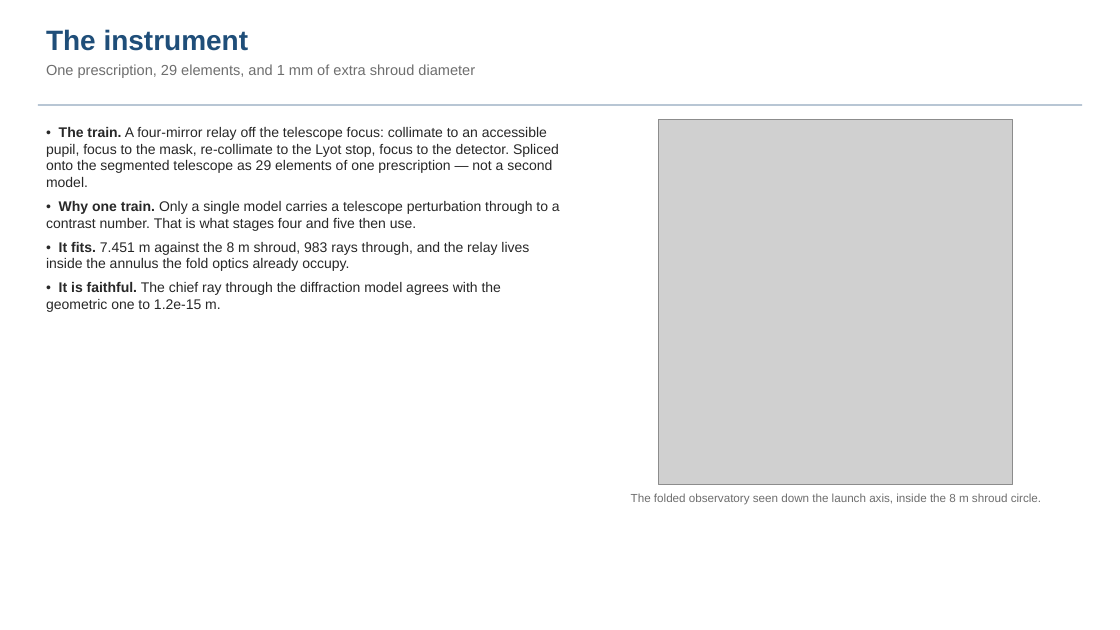
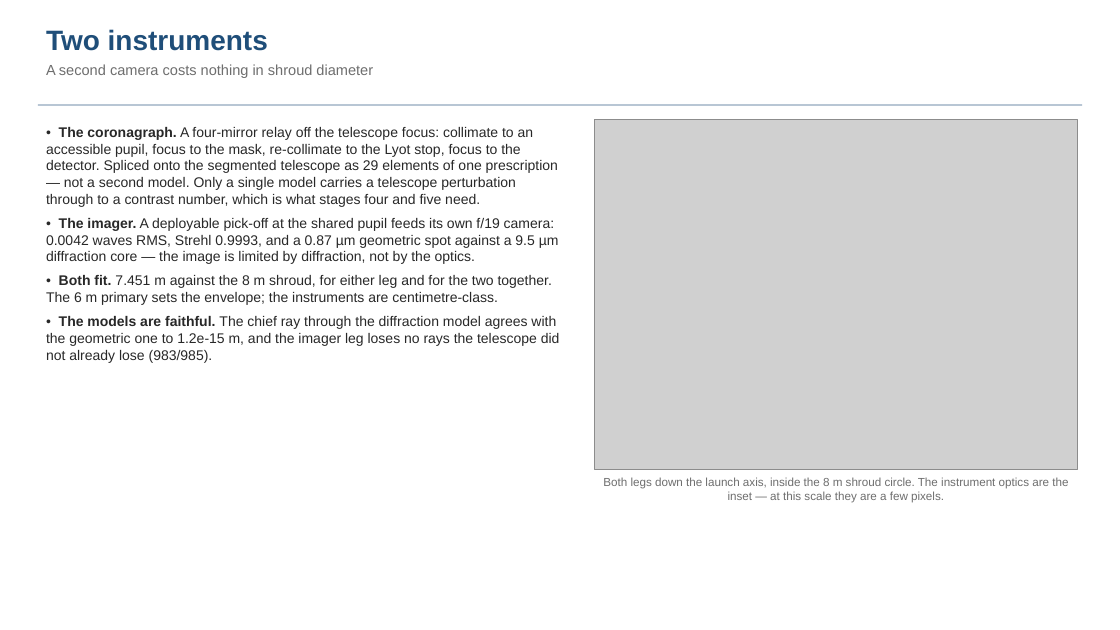
Before and after one commit to nasa-jpl/MACOS_resources, a slide deck: slide 4 of mmacos/templates/80_end_to_end/e2e6m/deck_e2e6m.pptx. Drawn at 1120x630 pixels with LibreOffice and Linux fonts; fonts in the diff are those of the drawing; grey boxes stand for pictures. Boxes give left, top, right and bottom in pixels: in the first picture for what was removed or moved away, otherwise in the second. Text is boxed around its words. In the diff, an @@ line names an element or a change of style, - is before the commit and + after.

```diff
--- a/mmacos/templates/80_end_to_end/e2e6m/deck_e2e6m.pptx
+++ b/mmacos/templates/80_end_to_end/e2e6m/deck_e2e6m.pptx
@@ text at box(46, 29, 373, 78): text changed @@
-The instrument
-One prescription, 29 elements, and 1 mm of extra shroud diameter
+Two instruments
+A second camera costs nothing in shroud diameter
@@ picture: place and size @@
-picture at box(659, 119, 1013, 485)
+picture at box(595, 119, 1078, 470)
@@ text at box(46, 127, 560, 363): text changed @@
-• The train. A four-mirror relay off the telescope focus: collimate to an accessible pupil, focus to the mask, re-collimate to the Lyot stop, focus to the detector. Spliced onto the segmented telescope as 29 elements of one prescription — not a second model.
-• Why one train. Only a single model carries a telescope perturbation through to a contrast number. That is what stages four and five then use.
-• It fits. 7.451 m against the 8 m shroud, 983 rays through, and the relay lives inside the annulus the fold optics already occupy.
-• It is faithful. The chief ray through the diffraction model agrees with the geometric one to 1.2e-15 m.
+• The coronagraph. A four-mirror relay off the telescope focus: collimate to an accessible pupil, focus to the mask, re-collimate to the Lyot stop, focus to the detector. Spliced onto the segmented telescope as 29 elements of one prescription — not a second model. Only a single model carries a telescope perturbation through to a contrast number, which is what stages four and five need.
+• The imager. A deployable pick-off at the shared pupil feeds its own f/19 camera: 0.0042 waves RMS, Strehl 0.9993, and a 0.87 µm geometric spot against a 9.5 µm diffraction core — the image is limited by diffraction, not by the optics.
+• Both fit. 7.451 m against the 8 m shroud, for either leg and for the two together. The 6 m primary sets the envelope; the instruments are centimetre-class.
+• The models are faithful. The chief ray through the diffraction model agrees with the geometric one to 1.2e-15 m, and the imager leg loses no rays the telescope did not already lose (983/985).
@@ text at box(603, 477, 1068, 503): text changed @@
-The folded observatory seen down the launch axis, inside the 8 m shroud circle.
+Both legs down the launch axis, inside the 8 m shroud circle. The instrument optics are the inset — at this scale they are a few pixels.
```
Also in this commit, not shown: 3 other slides changed, 2 slides added, 8 other files.
